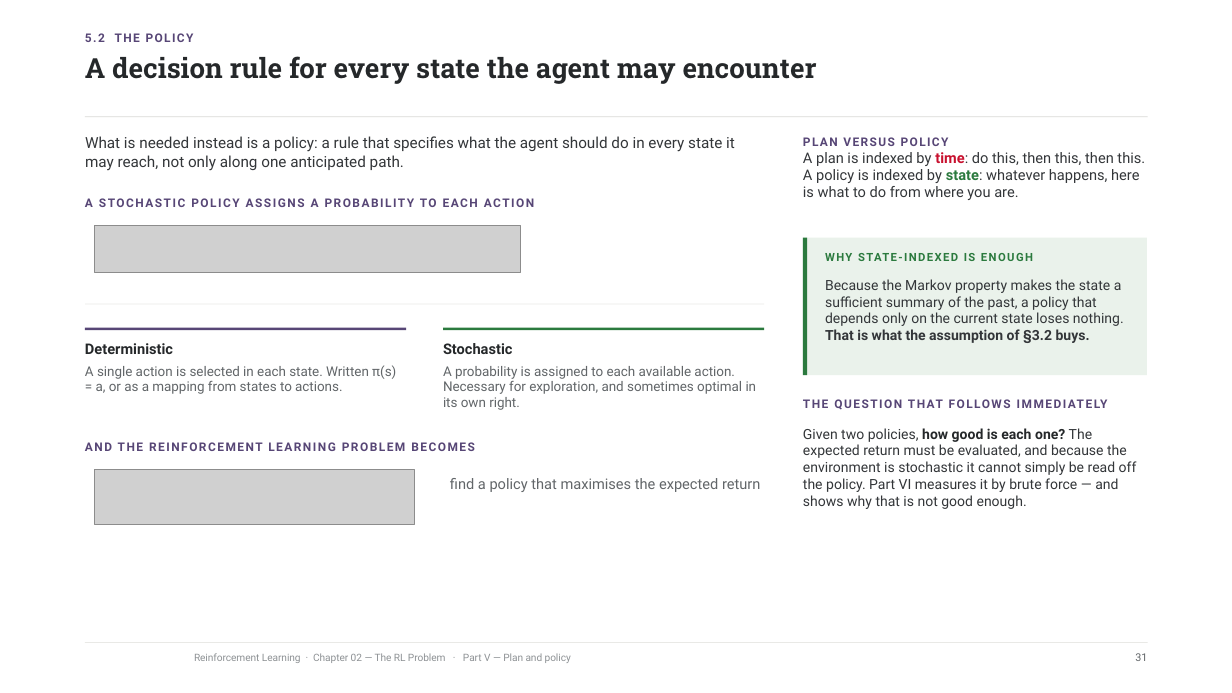
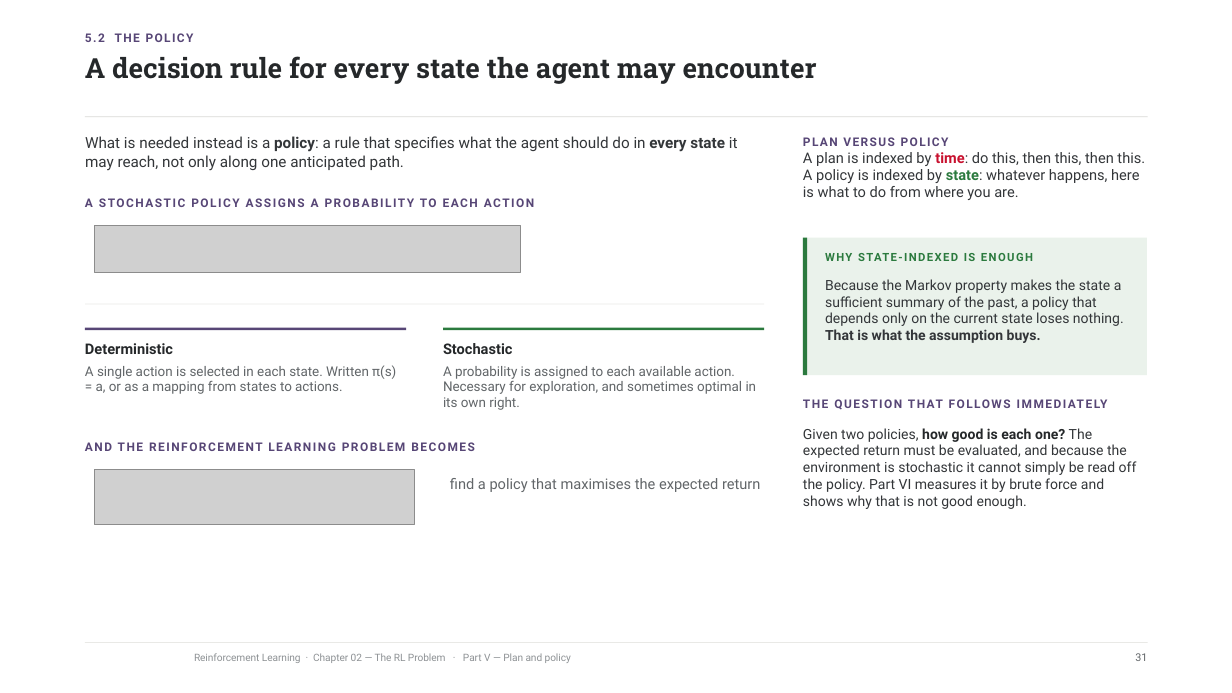
Before and after one commit to riccardoberta/reinforcement-learning, a slide deck: slide 31 of 02 - The RL Problem/slides.pptx. Drawn at 1232x693 pixels with LibreOffice and Linux fonts; fonts in the diff are those of the drawing; grey boxes stand for pictures; background and template pictures are left out. Boxes give left, top, right and bottom in pixels: in the first picture for what was removed or moved away, otherwise in the second. Text is boxed around its words. In the diff, an @@ line names an element or a change of style, - is before the commit and + after.

```diff
--- a/02 - The RL Problem/slides.pptx
+++ b/02 - The RL Problem/slides.pptx
@@ text "What is needed instead is ..." at <box>85,136,738,171</box>: bold on in "policy: every state" @@
@@ text at <box>825,279,1124,343</box>: text changed @@
-Because the Markov property makes the state a sufficient summary of the past, a policy that depends only on the current state loses nothing. That is what the assumption of §3.2 buys.
+Because the Markov property makes the state a sufficient summary of the past, a policy that depends only on the current state loses nothing. That is what the assumption buys.
@@ text at <box>803,428,1137,509</box>: text changed @@
-Given two policies, how good is each one? The expected return must be evaluated, and because the environment is stochastic it cannot simply be read off the policy. Part VI measures it by brute force — and shows why that is not good enough.
+Given two policies, how good is each one? The expected return must be evaluated, and because the environment is stochastic it cannot simply be read off the policy. Part VI measures it by brute force and shows why that is not good enough.
```
Also in this commit, not shown: 34 other slides changed, 22 other files.
